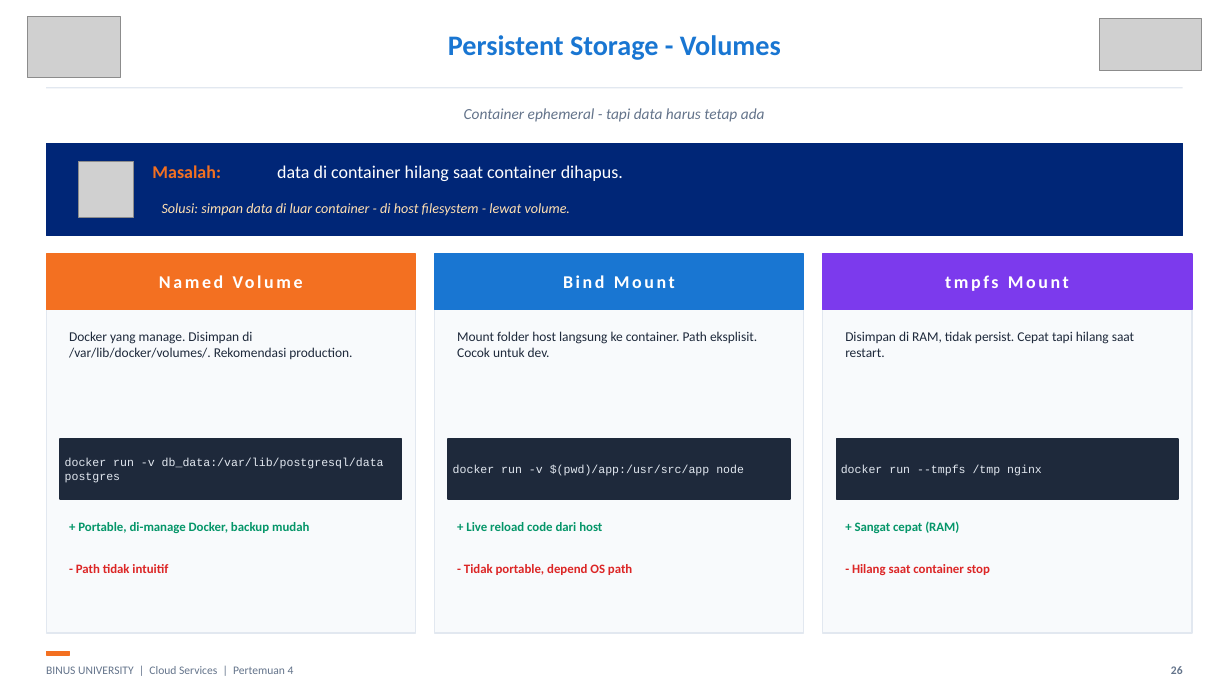
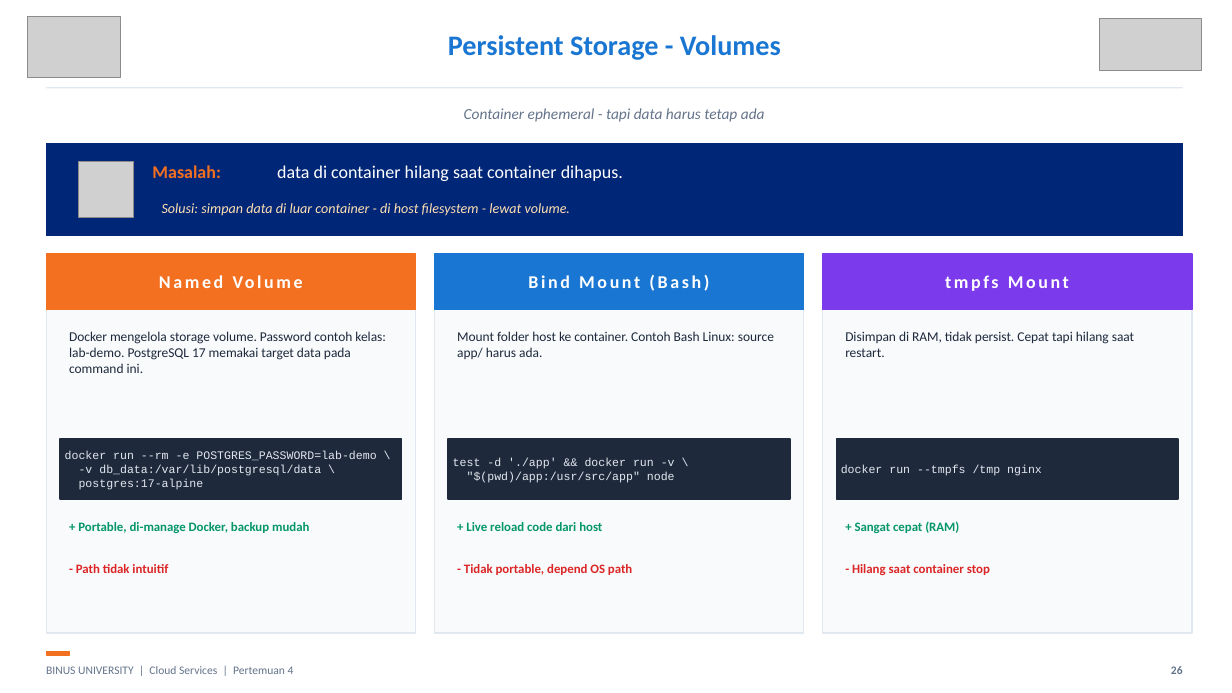
Before and after one commit to SeedFlora/meet4CloudService, a slide deck: slide 26 of slides/Teori_Pertemuan_04.pptx. Drawn at 1232x693 pixels with LibreOffice and Linux fonts; fonts in the diff are those of the drawing; grey boxes stand for pictures. Boxes give left, top, right and bottom in pixels: in the first picture for what was removed or moved away, otherwise in the second. Text is boxed around its words. In the diff, an @@ line names an element or a change of style, - is before the commit and + after.

Commit message:
Fix Lab 04 mounts for any clone location; update guides, evidence and slides

```diff
--- a/slides/Teori_Pertemuan_04.pptx
+++ b/slides/Teori_Pertemuan_04.pptx
@@ text at (528, 275, 709, 291): text changed @@
-Bind Mount
+Bind Mount (Bash)
@@ text at (69, 331, 386, 373): text changed @@
-Docker yang manage. Disimpan di /var/lib/docker/volumes/. Rekomendasi production.
+Docker mengelola storage volume. Password contoh kelas: lab-demo. PostgreSQL 17 memakai target data pada command ini.
@@ text at (457, 331, 774, 359): text changed @@
-Mount folder host langsung ke container. Path eksplisit. Cocok untuk dev.
+Mount folder host ke container. Contoh Bash Linux: source app/ harus ada.
@@ text at (65, 451, 376, 490): text changed @@
-docker run -v db_data:/var/lib/postgresql/data postgres
+docker run --rm -e POSTGRES_PASSWORD=lab-demo \
+-v db_data:/var/lib/postgresql/data \
+postgres:17-alpine
@@ text at (453, 458, 675, 483): text changed @@
-docker run -v $(pwd)/app:/usr/src/app node
+test -d './app' && docker run -v \
+"$(pwd)/app:/usr/src/app" node
```
Also in this commit, not shown: 1 other slide changed, 7 other files.
